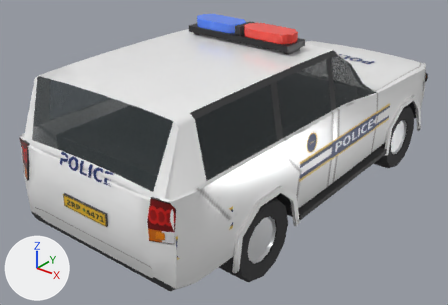
What one commit did to the glTF model public/models/vehicles/police_landcruiser_lod1.glb.
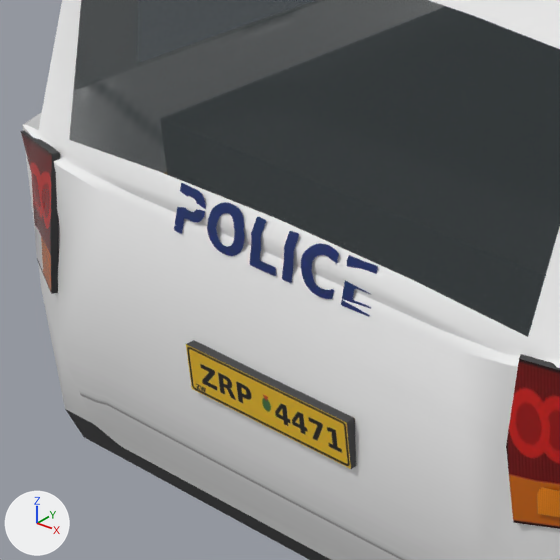
The first picture shows the older version from a 50 mm lens placed at (3.58, -5.15, 3.53), pointed at (-0.23, -0.39, 0.58). The close-ups show the older and then the newer version on the part from 3% to 36% of the width and 34% to 82% of the height of that picture. Only the edits that show in the close-ups are written down. The lights are fixed; the arrows at lower left show +X, +Y and +Z. Where no turn or scale is listed for an object, it has been applied to the vertices. Vertices at exactly the same position are counted once.

In view in the first close-up: 'body'.
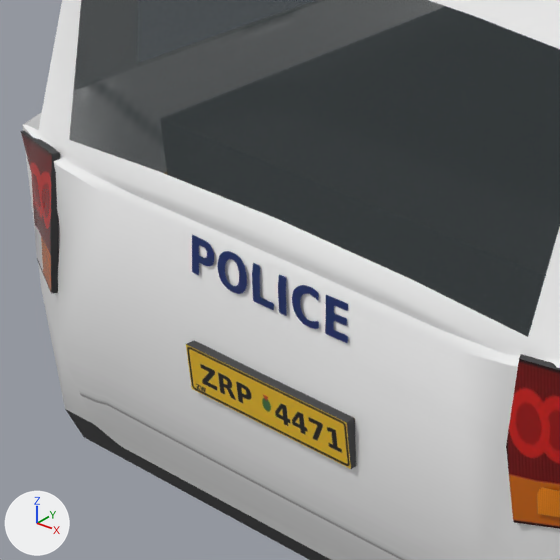
Where the newer file only moved an object's origin or applied its transform, the numbers keep the older frame.

The change in detail:
me_police_landcruiser_body is used by ob_body; location (0.0, 0.055, 1.186).
me_police_landcruiser_body had 1081 vertices, 1885 faces and spanned x -1.01..1.01, y -2.55..2.55, z -0.83..0.83.
me_police_landcruiser_body now has 1081 vertices, 1885 faces and spans x -1.01..1.01, y -2.55..2.55, z -0.79..0.83.
me_police_landcruiser_body part 1: the loose piece of 13 vertices spanning x -0.35..0.35, y -2.51..-2.46, z 0.01..0.15 is scaled about its middle by (0.8, 0.336, 0.858), then moved by (0.0, -0.02, -0.08).
Other edits to the shape of me_police_landcruiser_body do not show in these pictures.

What differs and where, as boxes (x1, y1, x2, y2) in the close-ups (560 x 560 px; the box of a moved part takes in the faces that stretch with it):
part 1 of me_police_landcruiser_body, moved or reshaped
    before: (174, 183, 378, 316)
    after: (192, 235, 348, 343)
